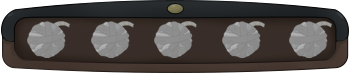
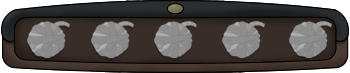
Layer changes from the first 350x73 image to the second:
removed layer "Ombre2" from group "Sacoche" over [1,0,349,70]
removed layer "Lumière1" (1st of 2, in "Sacoche") from group "Sacoche" over [1,12,349,73]
removed layer "Ombre1" (1st of 2, in "Sacoche") from group "Sacoche" over [1,21,349,73]
painted on "Barre_fumi" over [1,0,349,73]
added layer "Calque 10" in group "Sacoche" over [1,7,30,29]
added layer "Calque 9" in group "Sacoche" over [1,4,345,46]
added layer "Saccoche_haut" in group "Sacoche" over [1,0,349,43]
added layer "Calque 8" in group "Sacoche" over [1,33,349,46]
added layer "Calque 7" in group "Sacoche" over [1,12,349,73]
added layer "Saccoche_bas" in group "Sacoche" over [1,35,349,73]
